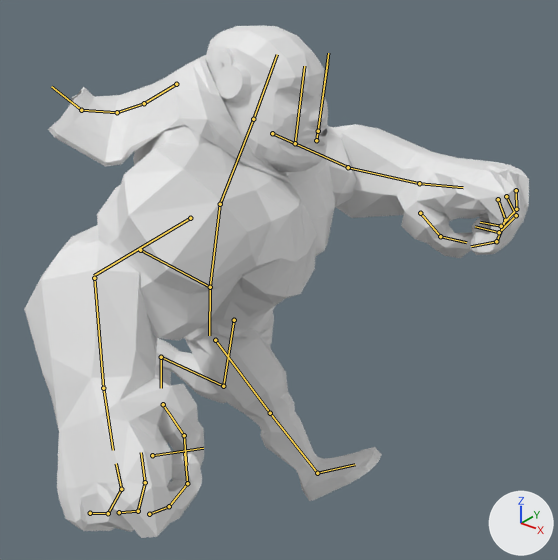
A saved change to the glTF model public/assets/models/playermodels/captaincannon/captaincannon.glb.
One viewpoint serves both versions: a camera (50 mm lens) standing at (4.77, -4.86, 5.64) and looking at (0.69, 0.24, 2.48). Lighting does not change. The marker at lower right points along +X, +Y and +Z. The first picture is the older version. Both versions are drawn at frame 17 of the action 'cc_left'; the numbers are the values there. The bones that change, and the others that lie on the model, are drawn over the model as lines.

Names of what the first picture shows: 'body', 'head'.
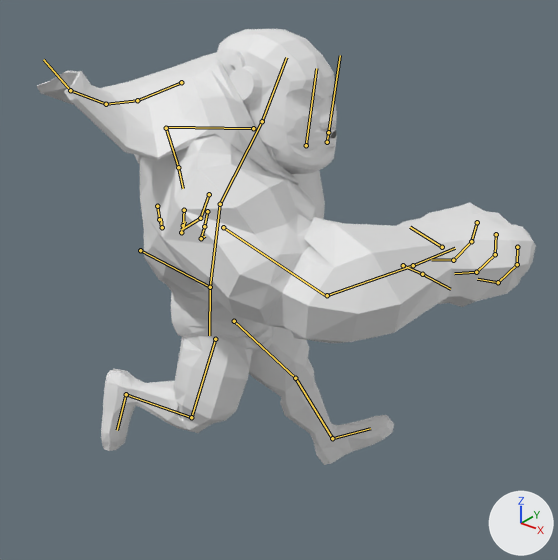
Pixel boxes (x1, y1, x2, y2) of what changed, in the pictures (558 x 560 px):
'body', posed (14% shorter): before (24, 55, 529, 538); after (37, 52, 536, 465)
'head', posed: before (206, 25, 328, 172); after (216, 29, 337, 175)
bone 'Spine2', root to tip: before (220, 204) to (253, 119); after (220, 204) to (262, 121)
bone 'Bicep.L', root to tip: before (272, 133) to (347, 167); after (253, 128) to (165, 127)
bone 'Forearm.L', root to tip: before (348, 167) to (419, 183); after (166, 128) to (178, 167)
bone 'Hand.L', root to tip: before (419, 183) to (463, 187); after (178, 167) to (183, 188)
bone 'Cape', root to tip: before (176, 84) to (144, 103); after (181, 82) to (137, 100)
bone 'Cape2', root to tip: before (144, 103) to (117, 112); after (137, 100) to (106, 104)
bone 'Cape3', root to tip: before (117, 112) to (81, 110); after (106, 104) to (70, 90)
bone 'Cape4', root to tip: before (81, 110) to (51, 86); after (70, 90) to (43, 59)
bone 'Head', root to tip: before (253, 119) to (277, 54); after (262, 121) to (286, 57)
bone 'Bicep.R', root to tip: before (190, 218) to (94, 275); after (223, 227) to (326, 296)
bone 'Forearm.R', root to tip: before (94, 278) to (103, 388); after (327, 295) to (413, 265)
bone 'Hand.R', root to tip: before (103, 388) to (113, 450); after (413, 265) to (455, 248)
bone 'Thigh.L', root to tip: before (234, 320) to (223, 386); after (234, 321) to (295, 378)
bone 'Shin.L', root to tip: before (223, 386) to (161, 357); after (295, 378) to (332, 438)
bone 'Foot.L', root to tip: before (161, 357) to (161, 388); after (332, 438) to (370, 428)
bone 'Thigh.R', root to tip: before (215, 340) to (270, 413); after (215, 339) to (191, 417)
bone 'Shin.R', root to tip: before (270, 413) to (317, 473); after (191, 417) to (126, 394)
bone 'Foot.R', root to tip: before (317, 473) to (355, 464); after (126, 394) to (117, 430)

The edits, one by one:
Bone 'Spine2' (bone_spine2) turns from (6, 23, -5) to (10, 34, -6) degrees about its own x, y and z.
Bone 'Bicep.L' (bone_bicep_l) turns from (60, -3, 18) to (-48, -1, -53) degrees about its own x, y and z.
Bone 'Forearm.L' (bone_forearm_l) turns from (58, 0, 0) to (69, 0, 0) degrees about its own x, y and z.
Bone 'Hand.L' (bone_hand_l) turns from (0, 0, 0) to (7, -29, -16) degrees about its own x, y and z.
Bone 'Cape' (bone_cape) moves from (0.0, 0.0, 0.0) to (0.0, -0.02, -0.02).
Bone 'Cape' (bone_cape) turns from (-30, 1, 7) to (-36, -11, -9) degrees about its own x, y and z.
Bone 'Cape2' (bone_cape2) turns from (-22, -8, -16) to (-29, -5, -10) degrees about its own x, y and z.
Bone 'Cape3' (bone_cape3) turns from (-30, -3, -19) to (-31, 7, -7) degrees about its own x, y and z.
Bone 'Cape4' (bone_cape4) turns from (-30, 2, 8) to (-26, 2, 6) degrees about its own x, y and z.
Bone 'Head' (bone_head) turns from (-16, -19, 12) to (-24, -27, 18) degrees about its own x, y and z.
Bone 'Bicep.R' (bone_bicep_r) turns from (-23, 9, 53) to (62, 8, -36) degrees about its own x, y and z.
Bone 'Forearm.R' (bone_forearm_r) turns from (70, 0, 0) to (58, 0, 0) degrees about its own x, y and z.
Bone 'Hand.R' (bone_hand_r) turns from (7, 29, 16) to (0, 1, 0) degrees about its own x, y and z.
Bone 'Thigh.L' (bone_thigh_l) moves from (0.0, 0.0, 0.0) to (0.0, 0.01, 0.0).
Bone 'Thigh.L' (bone_thigh_l) turns from (-11, 17, 2) to (48, 6, 14) degrees about its own x, y and z.
Bone 'Shin.L' (bone_shin_l) turns from (-90, -18, -11) to (-10, -5, 0) degrees about its own x, y and z.
Bone 'Foot.L' (bone_foot_l) turns from (22, -5, 2) to (0, 0, 0) degrees about its own x, y and z.
Bone 'Thigh.R' (bone_thigh_r) moves from (0.0, 0.0, 0.0) to (0.0, -0.01, 0.0).
Bone 'Thigh.R' (bone_thigh_r) turns from (45, -6, -14) to (-14, -16, -2) degrees about its own x, y and z.
Bone 'Shin.R' (bone_shin_r) turns from (-1, 1, 0) to (-76, 16, 11) degrees about its own x, y and z.
Bone 'Foot.R' (bone_foot_r) turns from (0, 0, 0) to (4, 3, 0) degrees about its own x, y and z.
